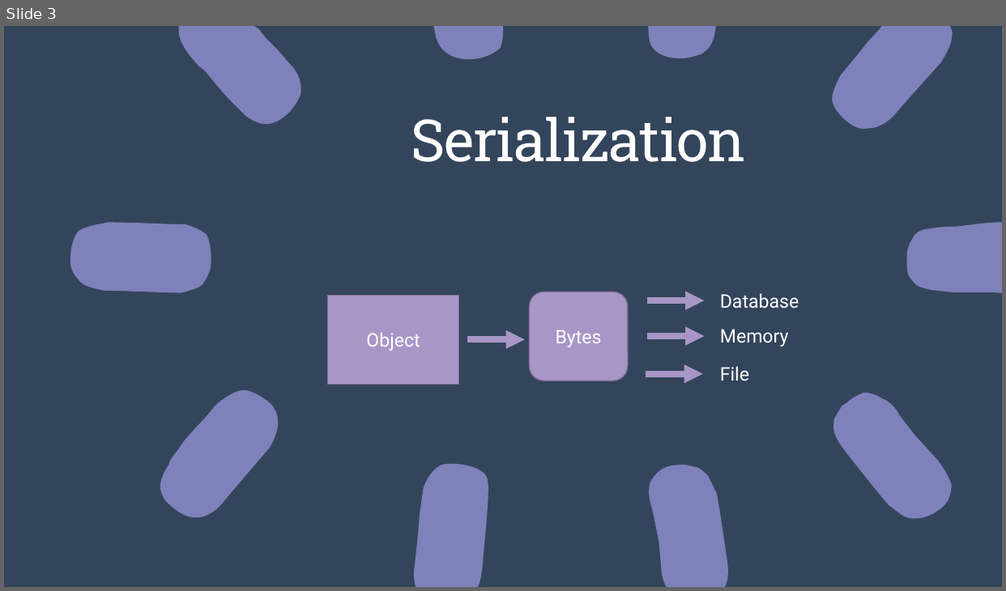
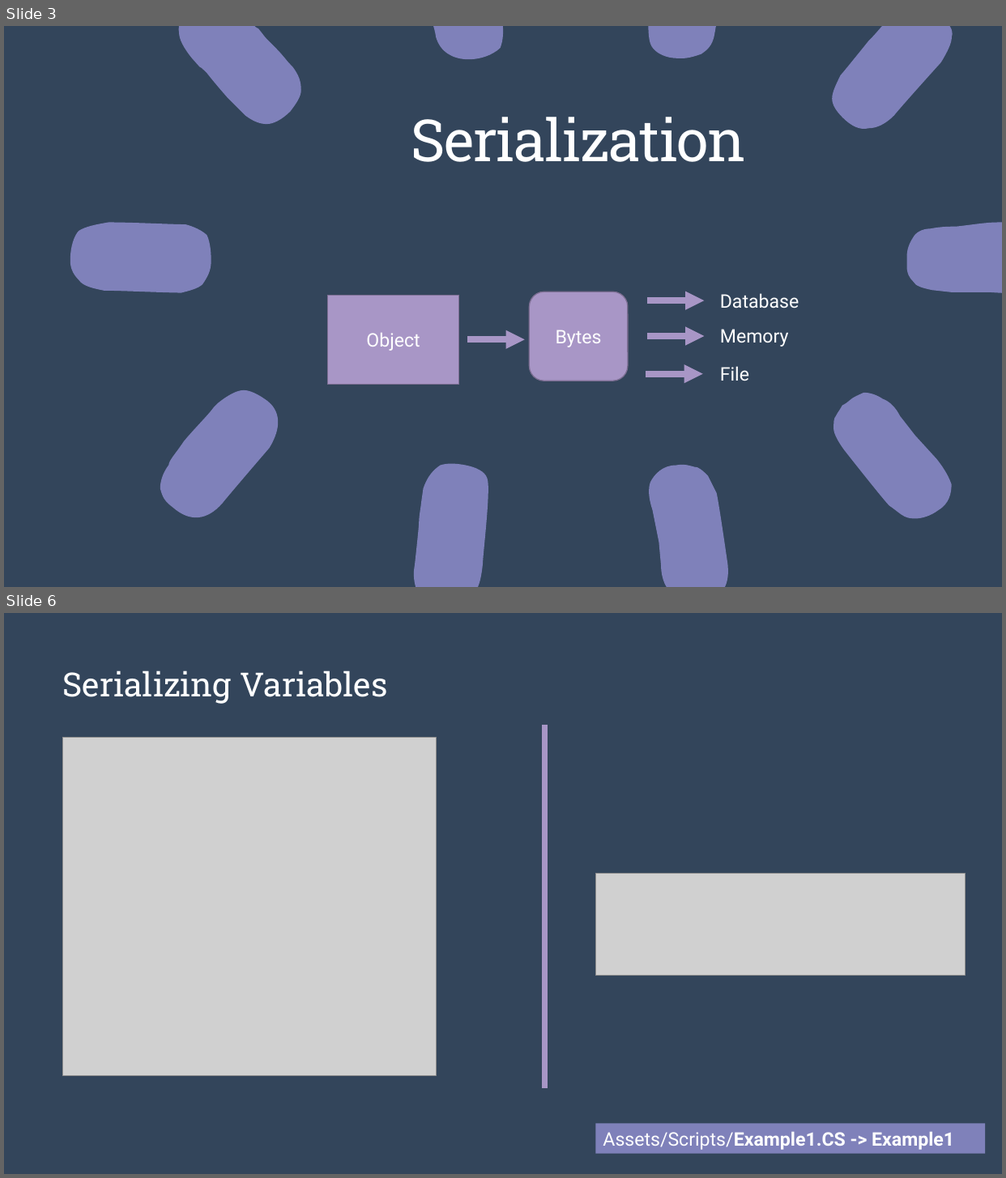
Before and after one commit to alexasummers/Serialization, a slide deck: Serialization/Lecture.pptx. Shown one above the other, each under a label of ours: slide 3 before the commit, slides 3 and 6 after it; the slides between them are not shown. The pictures are 1006x591 and 1006x1178 pixels, drawn with LibreOffice and Linux fonts; fonts in the diff are those of the drawing; grey boxes stand for pictures. Boxes give left, top, right and bottom in pixels: in the first picture for what was removed or moved away, otherwise in the second. Text is boxed around its words. In the diff, an @@ line names an element or a change of style, - is before the commit and + after.

```diff
--- a/Serialization/Lecture.pptx
+++ b/Serialization/Lecture.pptx
@@ slide 6 added at box(4, 613, 1002, 1174), background #243141 @@
@@ rectangle added at box(4, 613, 1002, 1174), fill #33455B @@
@@ title added at box(63, 671, 388, 704), 32 pt, text #FFFFFF @@
+Serializing Variables
@@ line added from (545, 726) to (545, 1088), #A896C6 6 pt @@
@@ picture added at box(63, 737, 436, 1076) @@
@@ picture added at box(595, 874, 965, 975) @@
@@ rectangle added at box(595, 1123, 985, 1153), fill #7F81BA, 18 pt, text #FFFFFF, bold @@
+Assets/Scripts/Example1.CS -> Example1
```
Also in this commit, not shown: 1 slide changed, 2 other slides added, 4 other files.
